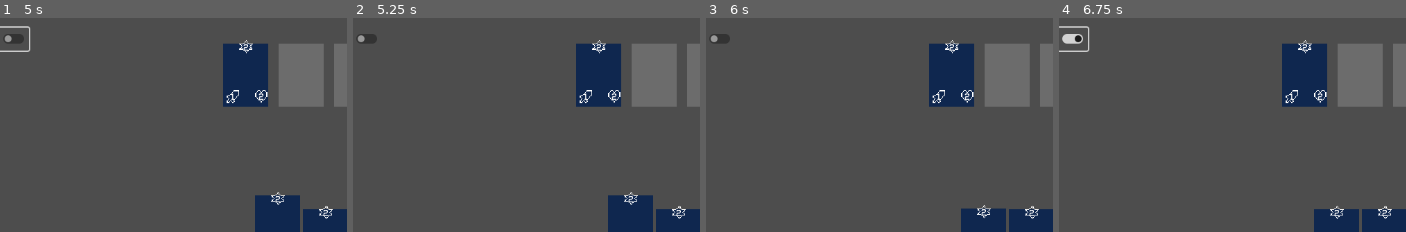
Above: before the commit, frames 1-4 (left to right).
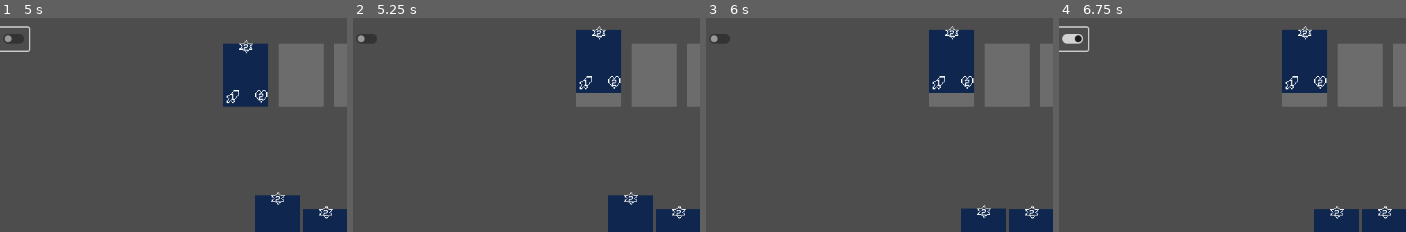
Above: after the commit, the same moments.

Repository: CraftMaster07/MonsterCardsClone
Game: Godot game, scene res://Scenes/board.tscn
The game is run twice, just before and just after one commit, with the same random seed, the same clock (stepped at 60 frames per second) and the same inputs. The engine's default icon, where the game draws it, is replaced by a stand-in: a white triangle on a blue panel in a dark square.
Inputs (mouse positions are % of the whole screen's width and height, from its top left):
- Up to frame 1 (5 s): click (49, 52) at 0.52 s; click (51, 91) at 1.27 s; click (16, 44) at 2 s; click (49, 52) at 2.77 s; click (54, 91) at 3.52 s; click (16, 44) at 4.25 s
- Up to frame 2 (5.25 s): click (49, 52) at 5.02 s
- Up to frame 3 (6 s): click (54, 88) at 5.77 s
- Up to frame 4 (6.75 s): click (16, 44) at 6.5 s
The pictures show only the part of the screen within x 14-64%, y 39-89%; the shares and areas given below are measured in that part.

Frame 1 is identical in both runs. In frame 2, 2.1% of the frame differs, in the area x 64-78%, y 3-42%; in frame 3, 2.1%; in frame 4, 2.1%.

Commit message:
fixed annoying ass UID bug (hopefully)

Diff:
--- a/monster-cards-clone/Assets/Styles/main_theme.tres
+++ b/monster-cards-clone/Assets/Styles/main_theme.tres
@@ -1,6 +1,6 @@
 [gd_resource type="Theme" load_steps=2 format=3 uid="uid://f2a4ylwdbwtx"]
 
-[ext_resource type="FontFile" uid="uid://nwofmriumbuv" path="res://Assets/Fonts/VCR_OSD_MONO_1.001.ttf" id="1_iqut4"]
+[ext_resource type="FontFile" uid="uid://nwofmriumbuv" path="res://Assets/fonts/VCR_OSD_MONO_1.001.ttf" id="1_iqut4"]
 
 [resource]
 default_base_scale = 1.5
--- a/monster-cards-clone/Scenes/board.tscn
+++ b/monster-cards-clone/Scenes/board.tscn
@@ -1,11 +1,11 @@
 [gd_scene load_steps=8 format=3 uid="uid://cfyktcr6rqnlf"]
 
 [ext_resource type="Script" uid="uid://ctku11dgwh5at" path="res://scripts/board.gd" id="1_xiot5"]
-[ext_resource type="PackedScene" uid="uid://cru4gfksm3rbh" path="res://scenes/card_board.tscn" id="2_dun80"]
-[ext_resource type="PackedScene" uid="uid://b6obljxfl8pah" path="res://scenes/hand.tscn" id="2_shhme"]
-[ext_resource type="Texture2D" uid="uid://cjn63si50nhet" path="res://icon.svg" id="4_cp8jt"]
-[ext_resource type="PackedScene" uid="uid://dtpst7jgrdpqq" path="res://scenes/card_slot_container.tscn" id="5_dun80"]
-[ext_resource type="PackedScene" uid="uid://syfm2kspvm70" path="res://scenes/player.tscn" id="5_dxjtj"]
+[ext_resource type="PackedScene" uid="uid://cru4gfksm3rbh" path="res://Scenes/card_board.tscn" id="2_dun80"]
+[ext_resource type="PackedScene" uid="uid://b6obljxfl8pah" path="res://Scenes/hand.tscn" id="2_shhme"]
+[ext_resource type="Texture2D" uid="uid://ctqv487eubdiu" path="res://icon.svg" id="4_cp8jt"]
+[ext_resource type="PackedScene" uid="uid://dtpst7jgrdpqq" path="res://Scenes/card_slot_container.tscn" id="5_dun80"]
+[ext_resource type="PackedScene" uid="uid://syfm2kspvm70" path="res://Scenes/player.tscn" id="5_dxjtj"]
 [ext_resource type="Script" uid="uid://cdhyg6ijnqfcm" path="res://scripts/multiplayer.gd" id="7_c3r7o"]
 
 [node name="Board" type="Control"]
--- a/monster-cards-clone/Scenes/card_board.tscn
+++ b/monster-cards-clone/Scenes/card_board.tscn
@@ -1,6 +1,6 @@
 [gd_scene load_steps=2 format=3 uid="uid://cru4gfksm3rbh"]
 
-[ext_resource type="PackedScene" uid="uid://riqyg25s6tq2" path="res://Scenes/card_front.tscn" id="1_m7piv"]
+[ext_resource type="PackedScene" uid="uid://d2efqpfk6vwcm" path="res://Scenes/card_hand.tscn" id="1_m7piv"]
 
 [node name="CardBoard" type="Control"]
 layout_mode = 3
@@ -10,14 +10,3 @@
 
 [node name="CardFront" parent="." instance=ExtResource("1_m7piv")]
 layout_mode = 1
-anchors_preset = 0
-anchor_left = 0.0
-anchor_top = 0.0
-anchor_right = 0.0
-anchor_bottom = 0.0
-offset_left = 0.0
-offset_top = 0.0
-offset_right = 65.0
-offset_bottom = 91.0
-grow_horizontal = 1
-grow_vertical = 1
--- a/monster-cards-clone/Scenes/card_front.tscn
+++ b/monster-cards-clone/Scenes/card_front.tscn
@@ -1,19 +1,19 @@
-[gd_scene load_steps=7 format=3 uid="uid://d2efqpfk6vwcm"]
+[gd_scene load_steps=7 format=3 uid="uid://b1rfo4m4p3w8h"]
 
-[ext_resource type="Theme" uid="uid://f2a4ylwdbwtx" path="res://Assets/Styles/main_theme.tres" id="1_6hjbs"]
-[ext_resource type="Texture2D" uid="uid://dheasb4jh1bio" path="res://Assets/Sprites/icon_sheet.png" id="3_e6po8"]
-[ext_resource type="LabelSettings" uid="uid://u4vhe2mrgnol" path="res://Assets/Styles/card_text_theme.tres" id="5_bnspj"]
+[ext_resource type="Theme" uid="uid://f2a4ylwdbwtx" path="res://Assets/Styles/main_theme.tres" id="1_sgpad"]
+[ext_resource type="Texture2D" uid="uid://dheasb4jh1bio" path="res://Assets/sprites/icon_sheet.png" id="2_3ak4q"]
+[ext_resource type="LabelSettings" uid="uid://u4vhe2mrgnol" path="res://Assets/Styles/card_text_theme.tres" id="3_o3uea"]
 
 [sub_resource type="AtlasTexture" id="AtlasTexture_eumee"]
-atlas = ExtResource("3_e6po8")
+atlas = ExtResource("2_3ak4q")
 region = Rect2(32, 0, 16, 16)
 
 [sub_resource type="AtlasTexture" id="AtlasTexture_e6po8"]
-atlas = ExtResource("3_e6po8")
+atlas = ExtResource("2_3ak4q")
 region = Rect2(0, 0, 16, 16)
 
 [sub_resource type="AtlasTexture" id="AtlasTexture_bnspj"]
-atlas = ExtResource("3_e6po8")
+atlas = ExtResource("2_3ak4q")
 region = Rect2(16, 0, 16, 16)
 
 [node name="CardFront" type="TextureButton"]
--- a/monster-cards-clone/Scenes/enemy_player.tscn
+++ b/monster-cards-clone/Scenes/enemy_player.tscn
@@ -1,6 +1,6 @@
 [gd_scene load_steps=3 format=3 uid="uid://c1qkabu180wpv"]
 
-[ext_resource type="PackedScene" uid="uid://syfm2kspvm70" path="res://scenes/player.tscn" id="1_26tvg"]
+[ext_resource type="PackedScene" uid="uid://syfm2kspvm70" path="res://Scenes/player.tscn" id="1_26tvg"]
 [ext_resource type="Script" uid="uid://u4wc1jxgs8su" path="res://scripts/enemy_player.gd" id="2_bnq1i"]
 
 [node name="EnemyPlayerHandler" instance=ExtResource("1_26tvg")]
--- a/monster-cards-clone/Scenes/player.tscn
+++ b/monster-cards-clone/Scenes/player.tscn
@@ -1,7 +1,7 @@
 [gd_scene load_steps=4 format=3 uid="uid://syfm2kspvm70"]
 
 [ext_resource type="Script" uid="uid://dctl127afbmmj" path="res://scripts/player.gd" id="1_3vyb7"]
-[ext_resource type="FontFile" uid="uid://b13kiadbfhetg" path="res://assets/fonts/VCR_OSD_MONO_1.001.ttf" id="2_g2els"]
+[ext_resource type="FontFile" uid="uid://nwofmriumbuv" path="res://Assets/fonts/VCR_OSD_MONO_1.001.ttf" id="2_g2els"]
 
 [sub_resource type="LabelSettings" id="LabelSettings_3vyb7"]
 font = ExtResource("2_g2els")
--- a/monster-cards-clone/Scenes/your_player.tscn
+++ b/monster-cards-clone/Scenes/your_player.tscn
@@ -1,8 +1,8 @@
 [gd_scene load_steps=4 format=3 uid="uid://dgtx0qw3qwnw3"]
 
-[ext_resource type="PackedScene" uid="uid://syfm2kspvm70" path="res://scenes/player.tscn" id="1_xttrx"]
+[ext_resource type="PackedScene" uid="uid://syfm2kspvm70" path="res://Scenes/player.tscn" id="1_xttrx"]
 [ext_resource type="Script" uid="uid://dgvx2cxa106nd" path="res://scripts/your_player.gd" id="2_077fb"]
-[ext_resource type="PackedScene" uid="uid://b6obljxfl8pah" path="res://scenes/hand.tscn" id="3_ait2p"]
+[ext_resource type="PackedScene" uid="uid://b6obljxfl8pah" path="res://Scenes/hand.tscn" id="3_ait2p"]
 
 [node name="YourPlayerHandler" instance=ExtResource("1_xttrx")]
 script = ExtResource("2_077fb")
Not shown: 4 places in monster-cards-clone/Scenes/card_front.tscn that only renumber resources
Not shown: 1 places in monster-cards-clone/Scenes/card_hand.tscn that only renumber resources
